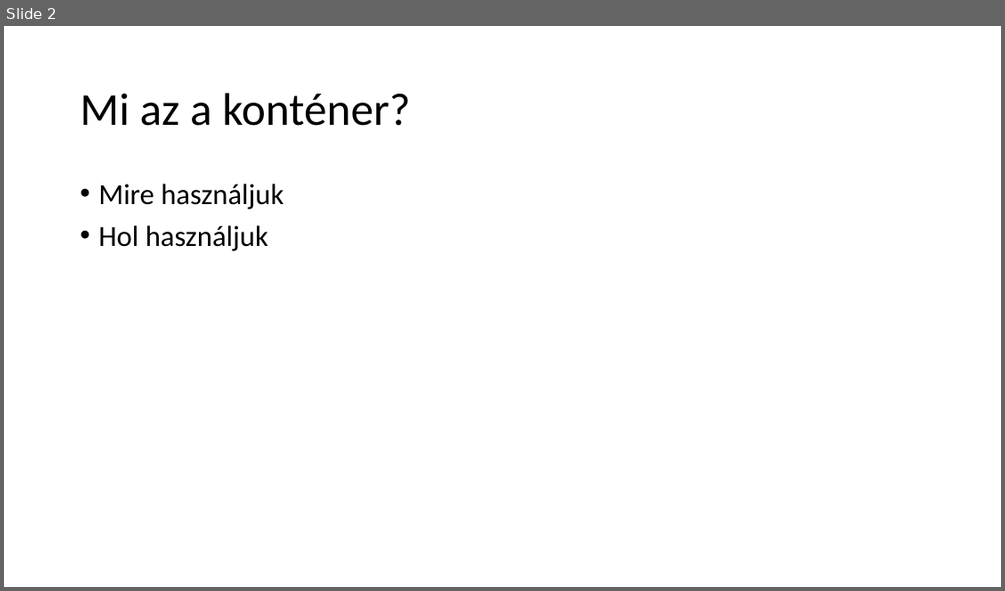
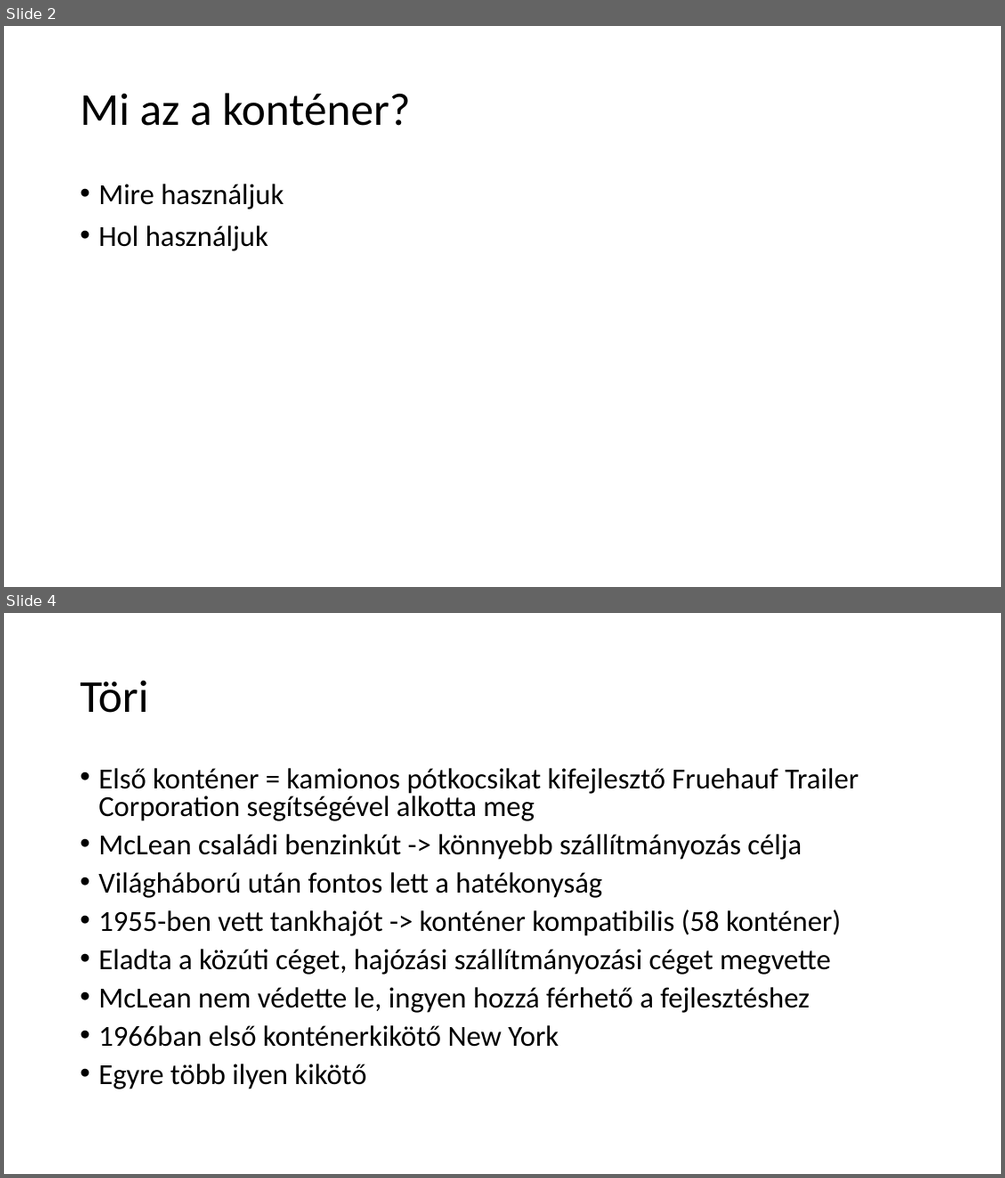
Before and after one commit to MimitheEmili/Kont-ner-Project, a slide deck: Konténerek.pptx. Shown one above the other, each under a label of ours: slide 2 before the commit, slides 2 and 4 after it; the slides between them are not shown. The pictures are 1005x591 and 1005x1178 pixels, drawn with LibreOffice and Linux fonts; fonts in the diff are those of the drawing. Boxes give left, top, right and bottom in pixels: in the first picture for what was removed or moved away, otherwise in the second. Text is boxed around its words. In the diff, an @@ line names an element or a change of style, - is before the commit and + after.

```diff
--- a/Konténerek.pptx
+++ b/Konténerek.pptx
@@ slide 4 added at bbox=[4, 613, 1001, 1174], background #FFFFFF @@
@@ title added at bbox=[80, 680, 148, 713], 44 pt, text #000000 @@
+Töri
@@ text added at bbox=[98, 768, 858, 1089], 28 pt, text #000000 @@
+• Első konténer = kamionos pótkocsikat kifejlesztő Fruehauf Trailer Corporation segítségével alkotta meg
+• McLean családi benzinkút -> könnyebb szállítmányozás célja
+• Világháború után fontos lett a hatékonyság
+• 1955-ben vett tankhajót -> konténer kompatibilis (58 konténer)
+• Eladta a közúti céget, hajózási szállítmányozási céget megvette
+• McLean nem védette le, ingyen hozzá férhető a fejlesztéshez
+• 1966ban első konténerkikötő New York
+• Egyre több ilyen kikötő
```
Also in this commit, not shown: 2 slides changed, 6 other slides added, 3 slides removed, 2 other files.
